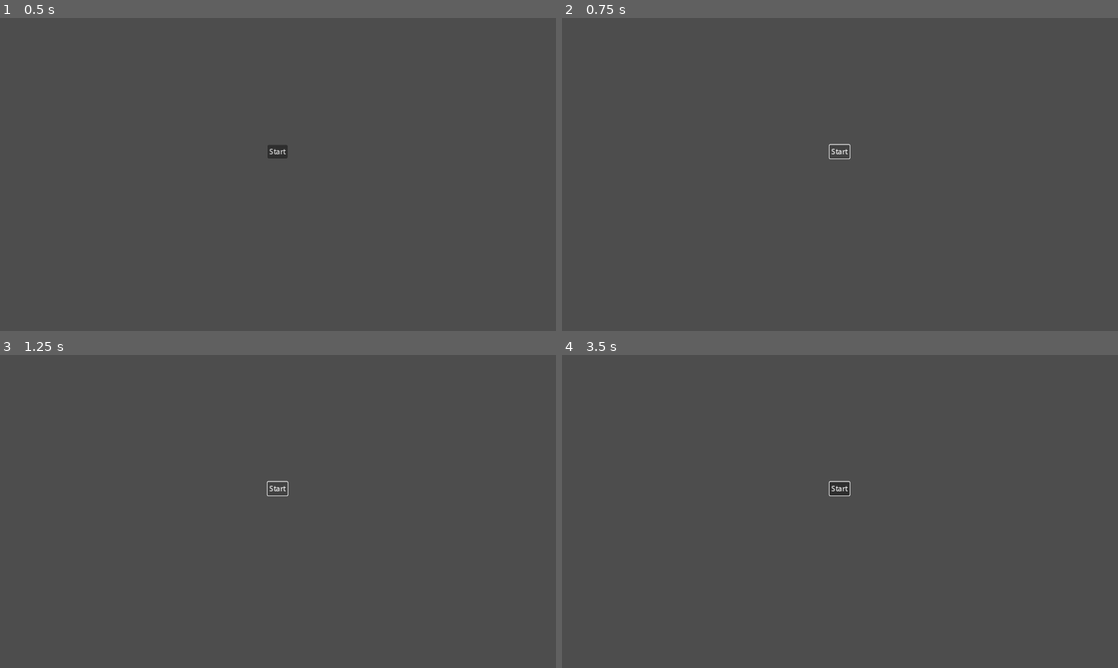
Above: before the commit, frames 1-4 (two rows, left to right).
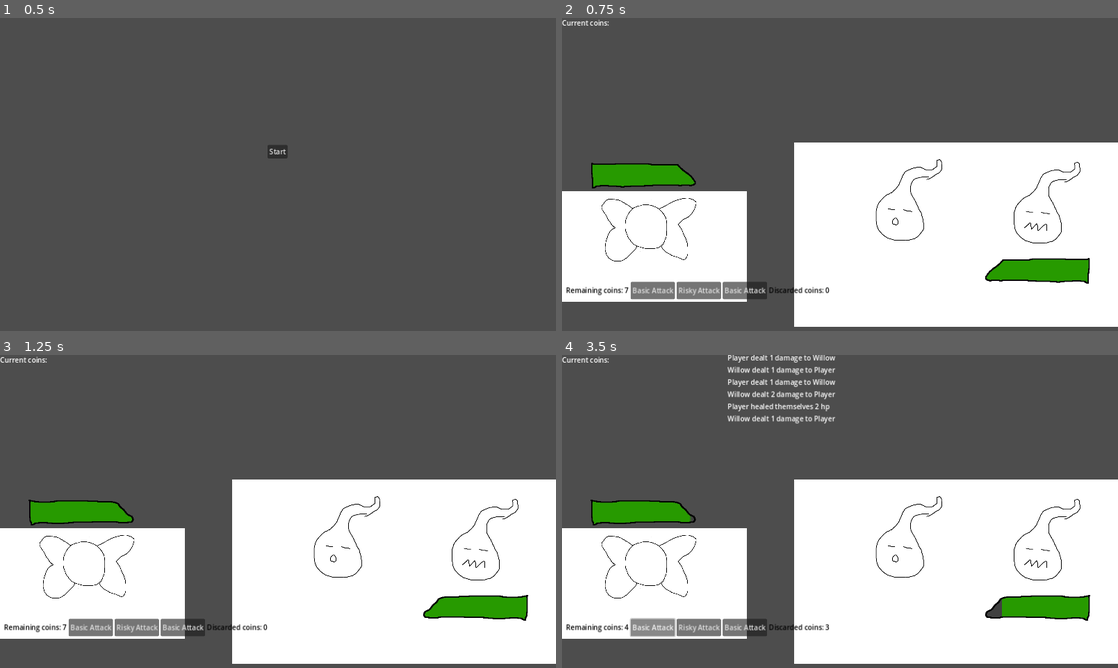
Above: after the commit, the same moments.

Repository: bonsaipropaganda/mini-jam-139
Game: Godot game, scene res://scenes/UI/main_menu.tscn
Two runs of this game, one before a commit and one after it. Both use one fixed random seed, a clock stepped at 60 frames per second and the inputs below.
Inputs (mouse positions are in pixels of both pictures, inside the frame that each line leads up to):
- Up to frame 1 (0.5 s): no input
- Up to frame 2 (0.75 s): click "Start" at 0.5 s
- Up to frame 3 (1.25 s): no input
- Up to frame 4 (3.5 s): click (650, 627) at 1.25 s, where only the run after the commit has a clickable "Basic Attack"; click (701, 627) at 2 s, where only the run after the commit has a clickable "Basic Attack"; click (650, 627) at 2.75 s, where only the run after the commit has a clickable "Basic Heal"

Frame 1 is identical in both runs. In frame 2, 48% of the frame differs, in the area x 0-100%, y 0-99%; in frame 3, 48%; in frame 4, 49%.

Commit message:
everything fixed now

Diff:
--- a/code/global.gd
+++ b/code/global.gd
@@ -3,12 +3,13 @@
 
 signal action_performed(action: String)
 
-
+# variables
 # list of all possible coins. Might not end up needing this
 const ALL_POSSIBLE_COINS = []
 
 var rng := RandomNumberGenerator.new()
-
+var player_deck_size
+var player_discard_size
 
 func push_action(act: String) -> void:
 	action_performed.emit(act)
--- a/code/player.gd
+++ b/code/player.gd
@@ -36,5 +36,5 @@
 	Global.player_discard_size = len(deck_component.discard_pile)
 
 
-func _on_coin_choice_selected(choice) -> void:
-	deck_component.deck_coins.append(choice)
+#func _on_coin_choice_selected(choice) -> void:
+#	deck_component.deck_coins.append(choice)
--- a/scenes/main.tscn
+++ b/scenes/main.tscn
@@ -1,4 +1,3 @@
-[gd_scene load_steps=7 format=3 uid="uid://iejmmnbiii2j"]
 [gd_scene load_steps=9 format=3 uid="uid://iejmmnbiii2j"]
 
 [ext_resource type="PackedScene" uid="uid://b02po41vs2fo2" path="res://scenes/player.tscn" id="1_rlfoc"]
@@ -20,6 +19,14 @@
 anchors_preset = 0
 offset_right = 40.0
 offset_bottom = 40.0
+
+[node name="ChoiceSceneCoin" parent="CanvasLayer/UI" instance=ExtResource("5_gvm72")]
+visible = false
+layout_mode = 1
+offset_left = 288.0
+offset_top = 182.0
+offset_right = 288.0
+offset_bottom = 182.0
 
 [node name="CoinsHBox" type="HBoxContainer" parent="CanvasLayer/UI"]
 layout_mode = 0
@@ -53,12 +60,6 @@
 theme_override_colors/font_color = Color(0, 0, 0, 1)
 text = "Discard pile:"
 
-[node name="CombatHistory" parent="CanvasLayer/UI" instance=ExtResource("2_5qwly")]
-layout_mode = 1
-offset_left = 338.0
-offset_right = 844.0
-offset_bottom = 133.0
-
 [node name="PlayerHealthBar" parent="CanvasLayer/UI" node_paths=PackedStringArray("target_entity") instance=ExtResource("3_u6i8t")]
 layout_mode = 1
 offset_left = 64.0
@@ -74,20 +75,36 @@
 offset_right = 1474.0
 offset_bottom = 614.0
 scale = Vector2(-1, 1)
-target_entity = NodePath("../../../Willow")
+target_entity = NodePath("../../../Enemies/Willow")
+
+[node name="CurrentCoins" type="Label" parent="CanvasLayer/UI"]
+layout_mode = 0
+offset_right = 40.0
+offset_bottom = 23.0
+text = "Current coins:"
 
 [node name="CombatManager" type="Node" parent="." node_paths=PackedStringArray("player", "enemy")]
 script = ExtResource("2_0uygc")
 player = NodePath("../Player")
-enemy = NodePath("../Willow")
+enemy = NodePath("../Enemies/Willow")
+
+[node name="CombatHistory" parent="." instance=ExtResource("2_5qwly")]
+offset_left = 381.0
+offset_top = 158.0
+offset_right = 381.0
+offset_bottom = 158.0
+message_spacing = null
+history_length = null
 
 [node name="Player" parent="." instance=ExtResource("1_rlfoc")]
 position = Vector2(184, 526)
 
-[node name="Willow" parent="." instance=ExtResource("6_wtn3q")]
+[node name="Enemies" type="Node" parent="."]
+
+[node name="Willow" parent="Enemies" instance=ExtResource("6_wtn3q")]
 position = Vector2(978, 498)
 
 [connection signal="pressed" from="CanvasLayer/UI/CoinsHBox/Coin1Button" to="Player" method="play_coin" binds= [0]]
 [connection signal="pressed" from="CanvasLayer/UI/CoinsHBox/Coin2Button" to="Player" method="play_coin" binds= [1]]
 [connection signal="pressed" from="CanvasLayer/UI/CoinsHBox/Coin3Button" to="Player" method="play_coin" binds= [2]]
-[connection signal="end_player_turn" from="CombatManager" to="Willow" method="play_turn"]
+[connection signal="end_player_turn" from="CombatManager" to="Enemies/Willow" method="play_turn"]
